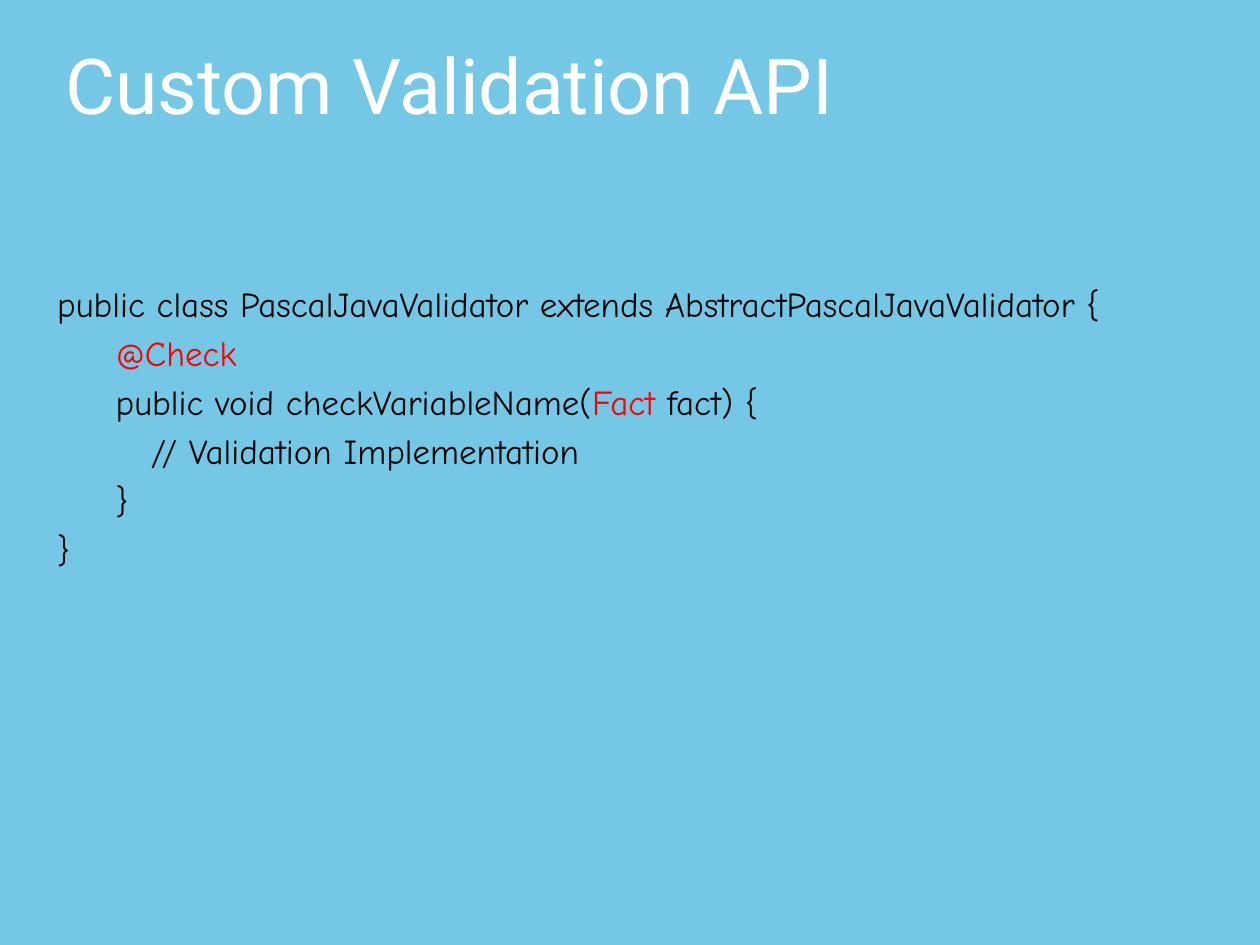
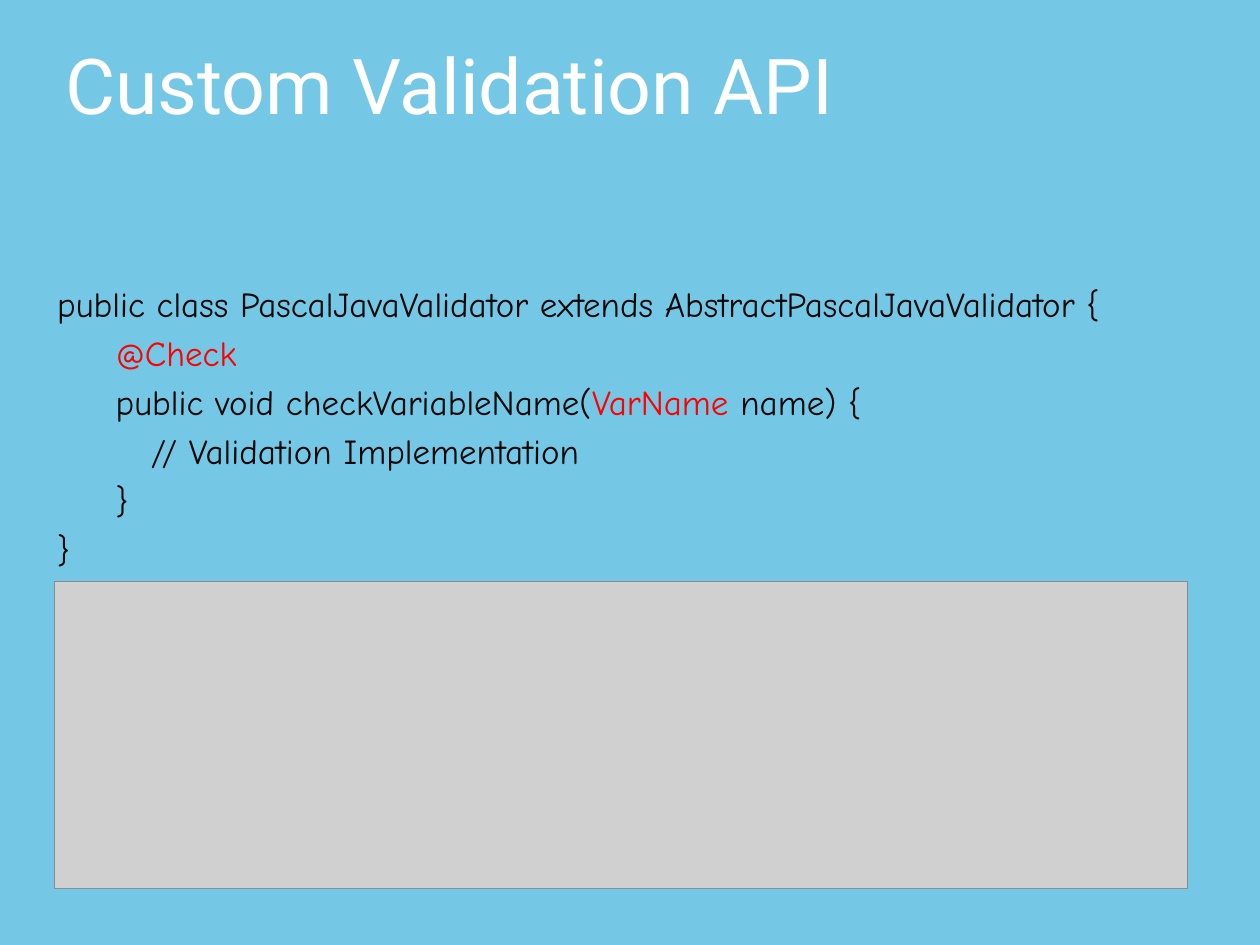
Before and after one commit to thomasfischl/xtext-workshop, a slide deck: slide 59 of xText Workshop.pptx (slide 45 before the commit). Drawn at 1260x945 pixels with LibreOffice and Linux fonts; fonts in the diff are those of the drawing; grey boxes stand for pictures; background and template pictures are left out. Boxes give left, top, right and bottom in pixels: in the first picture for what was removed or moved away, otherwise in the second. Text is boxed around its words. In the diff, an @@ line names an element or a change of style, - is before the commit and + after.

```diff
--- a/xText Workshop.pptx
+++ b/xText Workshop.pptx
@@ text at bbox=[116, 387, 836, 422]: text changed @@
-public void checkVariableName(Fact fact) {
+public void checkVariableName(VarName name) {
@@ picture added at bbox=[54, 582, 1187, 888] @@
```
Also in this commit, not shown: 8 other slides changed, 14 slides added.
